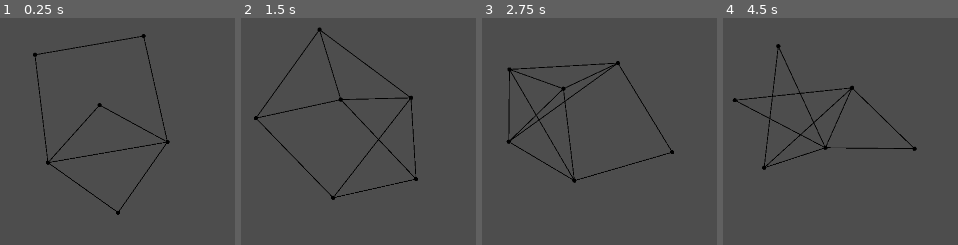
Above: before the commit, frames 1-4 (left to right).
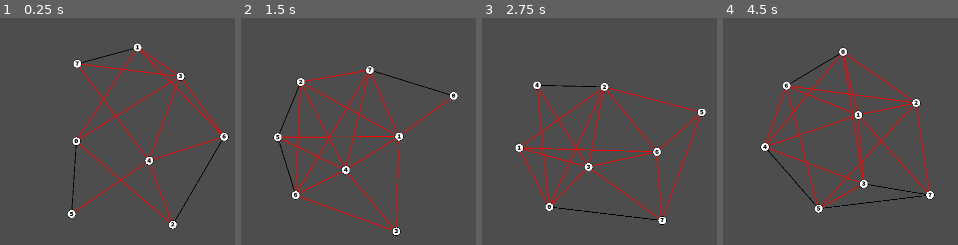
Above: after the commit, the same moments.

Repository: smileyface12349/combinatorics-game
Game: Godot game, scene res://General/graph.tscn
Two runs of this game, one before a commit and one after it. Both use one fixed random seed, a clock stepped at 60 frames per second and the inputs below. This scene is started directly instead of the project's main scene.
Inputs (mouse positions are in pixels of both pictures, inside the frame that each line leads up to):
- Up to frame 1 (0.25 s): no input
- Up to frame 2 (1.5 s): tap Enter (ui_accept) at 0.5, 0.6, 0.77, 1.07, 1.35 s; move the mouse to (outside the picture) at 0.52 s; hold Up (ui_up) 0.53-1.28 s; click (outside the picture) at 0.67 s; move the mouse to (outside the picture) at 1.27 s; hold Down (ui_down) from 1.28 s (still down); click (outside the picture) at 1.42 s
- Up to frame 3 (2.75 s): tap Enter (ui_accept) at 1.52, 1.82, 2.1 s; move the mouse to (outside the picture) at 2.02 s; release Down (ui_down) at 2.03 s; hold Up (ui_up) from 2.03 s (still down); click (outside the picture) at 2.17 s
- Up to frame 4 (4.5 s): tap Enter (ui_accept) at 2.75, 2.85, 3.02, 3.32, 3.6, 3.77, 4.07, 4.35 s; move the mouse to (outside the picture) at 2.77 s; click (outside the picture) at 2.92 s; move the mouse to (outside the picture) at 3.52 s; release Up (ui_up) at 3.53 s; hold Down (ui_down) from 3.53 s (still down); click (outside the picture) at 3.67 s; move the mouse to (880, 174) at 4.27 s; click (880, 174) at 4.42 s

The runs differ from the first frame. In frame 1, 5.6% of the frame differs, in the area x 14-98%, y 7-93%; in frame 2, 6.2%; in frame 3, 6.4%; in frame 4, 6.6%, in the area x 3-91%, y 11-86%.

Commit message:
Finished drawing graphs; Need to finish detecting edge crossings

Diff:
--- a/General/graph.tscn
+++ b/General/graph.tscn
@@ -1,6 +1,9 @@
-[gd_scene load_steps=2 format=3 uid="uid://5v3234uyglvs"]
+[gd_scene load_steps=3 format=3 uid="uid://5v3234uyglvs"]
 
 [ext_resource type="Script" path="res://General/graph_test.gd" id="1_okpbn"]
+[ext_resource type="FontFile" uid="uid://c13m3wup8q1k5" path="res://fonts/source-code-pro/source-code-pro-2.010R-ro-1.030R-it/TTF/SourceCodePro-Black.ttf" id="2_81dnx"]
 
 [node name="Graph" type="Node2D"]
+position = Vector2(68, 50)
 script = ExtResource("1_okpbn")
+font = ExtResource("2_81dnx")
--- a/General/graph_test.gd
+++ b/General/graph_test.gd
@@ -1,9 +1,12 @@
 extends Node2D
 
 var graph: Graphs.Graph
-var drawing: Graphs.GraphDrawing
+var drawing: Graphs.RearrangeableGraphDrawing
 
-const n_vertices: int = 6
+const n_vertices: int = 8
+const size: Vector2 = Vector2(500, 500)
+
+@export var font: Font
 
 # Called when the node enters the scene tree for the first time.
 func _ready() -> void:
@@ -17,30 +20,63 @@
 		#6: []
 	#})
 	graph = Graphs.Graph.get_random_connected(n_vertices)
+	drawing = graph.get_drawing_best().get_rearrangeable()
 
-	drawing = graph.get_drawing_best()
+var last_mouse_position: Vector2
 
 # Called every frame. 'delta' is the elapsed time since the previous frame.
 func _process(delta: float) -> void:
 	if Input.is_action_just_pressed("ui_accept"):
 		#drawing.improve_spacing()
 		graph = Graphs.Graph.get_random_connected(n_vertices)
-		drawing = graph.get_drawing_best()
+		drawing = graph.get_drawing_best().get_rearrangeable()
 		queue_redraw()
-	if Input.is_action_just_pressed("ui_down"):
-		drawing.improve_spacing()
+	#if Input.is_action_just_pressed("ui_down"):
+		#drawing.improve_spacing()
+		#queue_redraw()
+	#if Input.is_action_pressed("ui_up"):
+		#drawing.improve_spacing()
+		#queue_redraw()
+
+	var mouse_position: Vector2 = get_viewport().get_mouse_position() - get_global_position()
+	if mouse_position != last_mouse_position:
+		last_mouse_position = mouse_position
+		drawing.mouse_moved(drawing.world_to_vertex(mouse_position, size))
+		queue_redraw()
+
+# Detect mouse clicks
+func _input(event: InputEvent) -> void:
+	# Left mouse button pressed
+	if event is InputEventMouseButton && event.button_index == MOUSE_BUTTON_LEFT:
+		if event.pressed:
+			drawing.left_mouse_clicked()
+		else:
+			drawing.left_mouse_released()
 		queue_redraw()
 
 func _draw() -> void:
-	var draw_vertex: Callable = func (position: Vector2) -> void:
-		draw_circle(position, 5, Color.BLACK)
+	var draw_vertex: Callable = func (
+		position: Vector2,
+		vertex: int,
+		state: Graphs.RearrangeableVertexState = Graphs.RearrangeableVertexState.Default
+	) -> void:
+		var colour: Color
+		if state == Graphs.RearrangeableVertexState.Hover:
+			colour = Color.AQUA
+		elif state == Graphs.RearrangeableVertexState.Selected:
+			colour = Color.BLUE
+		else:
+			colour = Color.WHITE
+		draw_circle(position, 10, colour, true)
+		draw_circle(position, 10, Color.BLACK, false)
+		draw_string(font, position + Vector2(-5, 5), str(vertex), HORIZONTAL_ALIGNMENT_LEFT, -1, 16, Color(0, 0, 0))
 
-	var draw_edge: Callable = func (end1: Vector2, end2: Vector2) -> void:
-		draw_line(end1, end2, Color.BLACK, 2)
+	var draw_edge: Callable = func (end1: Vector2, end2: Vector2, crosses: bool = false) -> void:
+		draw_line(end1, end2, Color.RED if crosses else Color.BLACK, 2)
 
 	drawing.draw(
-		500,
-		500,
+		size,
 		draw_vertex,
-		draw_edge
+		draw_edge,
+		true
 	)
--- a/General/graphs.gd
+++ b/General/graphs.gd
@@ -17,7 +17,6 @@
 # vertices are integers in the keys of the dictionary. The value is an array of all its neighbours.
 class Graph:
 	var vertex_neighbours: Dictionary
-
 
 	# Initialise a graph with a set of neighbours
 	func _init(vertex_neighbours: Dictionary = {}) -> void:
@@ -93,17 +92,25 @@
 		return drawing
 
 	# Draws the graph
-	func draw_auto(width: int, height: int, draw_vertex: Callable, draw_edge: Callable) -> void:
-		self.get_drawing_best().draw(width, height, draw_vertex, draw_edge)
+	func draw_auto(size: Vector2, draw_vertex: Callable, draw_edge: Callable) -> void:
+		self.get_drawing_best().draw(size, draw_vertex, draw_edge)
+
+	# Determines if there exists a planar drawing for this graph
+	func is_planar() -> bool:
+		return true # TODO
 
 
 # A graph where each node has a position
 class GraphDrawing extends Graph:
 	var vertex_positions: Dictionary
+	var edge_crossings_cache: Array[Edge]
+	var edge_crossings_cache_invalidate: bool
 
 	func _init(vertex_neighbours: Dictionary = {}, vertex_positions: Dictionary = {}) -> void:
 		super(vertex_neighbours)
 		self.vertex_positions = vertex_positions
+		self.edge_crossings_cache = []
+		self.edge_crossings_cache_invalidate = true
 
 	func get_vertex_info(vertex: int) -> PositionedVertex:
 		return PositionedVertex.new(vertex, self.vertex_positions[vertex])
@@ -129,7 +136,7 @@
 
 		for vertex: int in self.vertex_neighbours.keys():
 			for neighbour: int in self.vertex_neighbours[vertex]:
-				if vertex > neighbour:
+				if vertex >= neighbour:
 					continue
 				edge_list.append(Edge.new(
 					self.get_vertex_info(vertex),
@@ -138,23 +145,71 @@
 
 		return edge_list
 
-	# Determines if this particular drawing of the graph is planar.
-	func is_planar() -> bool:
-		# For each pair of edges...
+	# Gets all of the edges that cross with other edges
+	# WARNING: This might be cached. Please make sure to invalidate the cache when the graph is changed
+	func get_crossing_edges() -> Array[Edge]:
+		if self.edge_crossings_cache_invalidate:
+			self.edge_crossings_cache = self.force_get_crossing_edges()
+			self.edge_crossings_cache_invalidate = false
+		return self.edge_crossings_cache
+
+	func invalidate_edge_crossings_cache() -> void:
+		self.edge_crossings_cache_invalidate = true
+
+	func force_get_crossing_edges() -> Array[Edge]:
+		var edges: Array[Edge] = []
+
 		for edge1: Edge in self.get_undirected_edge_list():
 			for edge2: Edge in self.get_undirected_edge_list():
-				# (that aren't the same)
-				if edge1 == edge2:
+				# only consider each pair once
+				if not (edge1.head.id < edge2.head.id || (edge1.head.id == edge2.head.id && edge1.tail.id < edge2.tail.id)):
 					continue
 
-				# Test if they cross by getting value for t in parametric equation
-				var t: float = (edge2.head.x - edge1.head.x) / (edge1.tail.x - edge1.head.x - edge2.tail.x + edge2.head.x)
-				if (0 <= t && t <= 1):
-					# the lines intersect
-					return false
-
-		# If we haven't found any intersections, then the drawing of the graph must be planar
-		return true
+				#print("Considering edges " + str(edge1) + " and " + str(edge2))
+				if test_edge_crossing(edge1, edge2):
+					if not self.is_edge_in_list(edge1, edges):
+						edges.append(edge1)
+					if not self.is_edge_in_list(edge2, edges):
+						edges.append(edge2)
+
+		return edges
+
+	# Gets all the edges not listed in the input
+	func get_other_edges(edges: Array[Edge]) -> Array[Edge]:
+		var other_edges: Array[Edge] = []
+		for edge: Edge in self.get_undirected_edge_list():
+			if not self.is_edge_in_list(edge, edges):
+				other_edges.append(edge)
+		return other_edges
+
+	static func is_edge_in_list(edge: Edge, edges: Array[Edge]) -> bool:
+		var in_test: bool = false
+		for edge_in_test: Edge in edges:
+			if edge.head.id == edge_in_test.head.id and edge.tail.id == edge_in_test.tail.id:
+				# these are the same edge
+				in_test = true
+				break
+		return in_test
+
+
+	# Determines if this particular drawing of the graph is planar.
+	func is_drawing_planar() -> bool:
+		return self.get_crossing_edges().is_empty()
+
+	# Test if two edges cross
+	# TODO: This code doesn't work. Make a new system to detect edge crossings in the Edge class
+	static func test_edge_crossing(edge1: Edge, edge2: Edge) -> bool:
+		#var t: float = (edge2.head.position.x - edge1.head.position.x) / (edge1.tail.position.x - edge1.head.position.x - edge2.tail.position.x + edge2.head.position.x)
+		#var t2: float = (edge2.head.position.y - edge1.head.position.y) / (edge1.tail.position.y - edge1.head.position.y - edge2.tail.position.y + edge2.head.position.y)
+		#print("x: " + str(t) + ", y: " + str(t2) + ", result: " + str((0 <= t && t <= 1) && (0 <= t2 && t2 <= 1)))
+		#return (0 <= t && t <= 1) && (0 <= t2 && t2 <= 1)
+		return ccw(edge1.head, edge2.head, edge2.tail) != ccw(edge1.tail, edge2.head, edge2.tail) \
+			and ccw(edge1.head, edge1.tail, edge2.head) != ccw(edge1.head, edge1.tail, edge2.tail)
+
+	# credit: https://stackoverflow.com/questions/3838329/how-can-i-check-if-two-segments-intersect
+	static func ccw(A: PositionedVertex, B: PositionedVertex, C: PositionedVertex) -> float:
+		return (C.position.y-A.position.y) * (B.position.x-A.position.x) \
+			> (B.position.y-A.position.y) * (C.position.x-A.position.x)
 
 	# Repositions the nodes to (hopefully) lead to a better drawing
 	# Outputs the total amount of movement (you may want to use this to detect convergence)
@@ -208,18 +263,129 @@
 			total_force += force.length()
 		return total_force
 
+	# Forces a vertex inside bounds (moves it onto the boundary)
+	func keep_vertex_inside(vertex: int) -> void:
+		if self.vertex_positions[vertex].x < 0:
+			self.vertex_positions[vertex].x = 0
+		if self.vertex_positions[vertex].x > 1:
+			self.vertex_positions[vertex].x = 1
+		if self.vertex_positions[vertex].y < 0:
+			self.vertex_positions[vertex].y = 0
+		if self.vertex_positions[vertex].y > 1:
+			self.vertex_positions[vertex].y = 1
+
 	# Converts co-ordinates from (0, 1) to the full viewport size of the graph
-	func convert_position(position: Vector2, width: int, height: int) -> Vector2:
-		return Vector2(position.x * width, position.y * height)
-
-	func get_draw_pos(vertex: int, width: int, height: int) -> Vector2:
-		return self.convert_position(self.vertex_positions[vertex], width, height)
-
-	func draw(width: int, height: int, draw_vertex: Callable, draw_edge: Callable) -> void:
-		for vertex: int in self.vertex_neighbours.keys():
-			draw_vertex.call(self.get_draw_pos(vertex, width, height))
-			for neighbour: int in self.vertex_neighbours[vertex]:
-				draw_edge.call(self.get_draw_pos(vertex, width, height), self.get_draw_pos(neighbour, width, height))
+	static func vertex_to_world(position: Vector2, viewport_size: Vector2) -> Vector2:
+		return Vector2(position.x * viewport_size.x, position.y * viewport_size.y)
+
+	# Converts co-ordinates from the full viewport size of the graph to (0, 1)
+	static func world_to_vertex(position: Vector2, viewport_size: Vector2) -> Vector2:
+		return Vector2(position.x / viewport_size.x, position.y / viewport_size.y)
+
+	func get_draw_pos(vertex: int, viewport_size: Vector2) -> Vector2:
+		return self.vertex_to_world(self.vertex_positions[vertex], viewport_size)
+
+	func draw(size: Vector2, draw_vertex: Callable, draw_edge: Callable, compute_crossings: bool = false) -> void:
+		# Draw edges first so that they are behind
+		if compute_crossings:
+			var crossing_edges: Array[Edge] = self.get_crossing_edges()
+			# Draw non-crossing edges first
+			for edge: Edge in self.get_other_edges(crossing_edges):
+				draw_edge.call(self.get_draw_pos(edge.head.id, size), self.get_draw_pos(edge.tail.id, size), false)
+			# Then emphasise the edges that are crossing over others
+			for edge: Edge in crossing_edges:
+				draw_edge.call(self.get_draw_pos(edge.head.id, size), self.get_draw_pos(edge.tail.id, size), true)
+		else:
+			for edge: Edge in self.get_undirected_edge_list():
+				draw_edge.call(self.get_draw_pos(edge.head.id, size), self.get_draw_pos(edge.tail.id, size))
+
+		# Draw vertices second
+		for vertex: int in self.vertex_neighbours.keys():
+			draw_vertex.call(self.get_draw_pos(vertex, size), vertex)
+
+	# Get a rearrangeable version of the graph
+	func get_rearrangeable() -> RearrangeableGraphDrawing:
+		return RearrangeableGraphDrawing.new(self.vertex_neighbours, self.vertex_positions)
+
+
+# A class to handle a graph that can be rearranged by the user. Don't forget to keep it updated
+# with the current mouse position and any mouse clicks!
+class RearrangeableGraphDrawing extends GraphDrawing:
+	var selected_vertex: int
+	var selected_vertex_offset_from_mouse: Vector2
+	var mouse_position: Vector2
+	var size: Vector2
+
+	func _init(vertex_neighbours: Dictionary = {}, vertex_positions: Dictionary = {}) -> void:
+		super(vertex_neighbours, vertex_positions)
+		self.selected_vertex = -1
+		self.mouse_position = Vector2(0, 0)
+		self.size = Vector2(0, 0)
+
+	# Resize the drawing. This can instead be done when calling draw().
+	func resize(new_size: Vector2) -> void:
+		self.size = new_size
+
+	# Check if mouse is hovering over this vertex. Last drawn size is used
+	func is_hovering_over_vertex(vertex: int, vertex_radius: int = 10) -> bool:
+		return (
+			self.vertex_to_world(self.vertex_positions[vertex], self.size)
+		   -self.vertex_to_world(self.mouse_position, self.size)
+		).length() <= vertex_radius
+
+	func get_vertex_at_mouse() -> int:
+		for vertex: int in self.vertex_positions.keys():
+			if self.is_hovering_over_vertex(vertex):
+				return vertex
+		return -1
+
+	func mouse_moved(new_position: Vector2) -> void:
+		self.mouse_position = new_position
+		if self.selected_vertex != -1:
+			self.vertex_positions[self.selected_vertex] = mouse_position + self.selected_vertex_offset_from_mouse
+			self.keep_vertex_inside(self.selected_vertex)
+			self.invalidate_edge_crossings_cache()
+
+	func left_mouse_clicked() -> void:
+		self.selected_vertex = self.get_vertex_at_mouse()
+		if self.selected_vertex != -1:
+			self.selected_vertex_offset_from_mouse = self.vertex_positions[self.selected_vertex] - mouse_position
+
+	func left_mouse_released() -> void:
+		self.selected_vertex = -1
+
+	func draw(size: Vector2, draw_vertex: Callable, draw_edge: Callable, compute_crossings: bool = true) -> void:
+		# Update cached size
+		self.size = size
+
+		print("Total Edges: " + str(self.get_undirected_edge_list().size()))
+
+		# Draw edges first so that they are behind
+		if compute_crossings:
+			var crossing_edges: Array[Edge] = self.get_crossing_edges()
+			print("Crossing Edges: " + str(crossing_edges.size()))
+			#assert(self.get_other_edges(crossing_edges).size() + crossing_edges.size() == self.get_undirected_edge_list().size())
+			# Draw non-crossing edges first
+			for edge: Edge in self.get_other_edges(crossing_edges):
+				draw_edge.call(self.get_draw_pos(edge.head.id, size), self.get_draw_pos(edge.tail.id, size), false)
+			# Then emphasise the edges that are crossing over others
+			for edge: Edge in crossing_edges:
+				draw_edge.call(self.get_draw_pos(edge.head.id, size), self.get_draw_pos(edge.tail.id, size), true)
+		else:
+			for edge: Edge in self.get_undirected_edge_list():
+				draw_edge.call(self.get_draw_pos(edge.head.id, size), self.get_draw_pos(edge.tail.id, size))
+
+		# Draw vertices second
+		for vertex: int in self.vertex_neighbours.keys():
+			var state: RearrangeableVertexState
+			if self.selected_vertex == vertex:
+				state = RearrangeableVertexState.Selected
+			elif self.is_hovering_over_vertex(vertex):
+				state = RearrangeableVertexState.Hover
+			else:
+				state = RearrangeableVertexState.Default
+			draw_vertex.call(self.get_draw_pos(vertex, size), vertex, state)
+
 
 # An edge in a graph (not used in representing graphs, but can be useful in some situations).
 # These may be used as directed or undirected edges.
@@ -232,6 +398,9 @@
 		self.head = head
 		self.tail = tail
 
+	func _to_string() -> String:
+		return "(" + str(self.head.id) + ", " + str(self.tail.id) + ")"
+
 # Not used internally when storing graphs, but can be used when returning values
 class Vertex:
 	var id: int
@@ -246,3 +415,10 @@
 	func _init(id: int, position: Vector2) -> void:
 		super(id)
 		self.position = position
+
+# Represents how to display a vertex in a rearrangeable graph
+enum RearrangeableVertexState {
+	Default,
+	Hover,
+	Selected
+}
